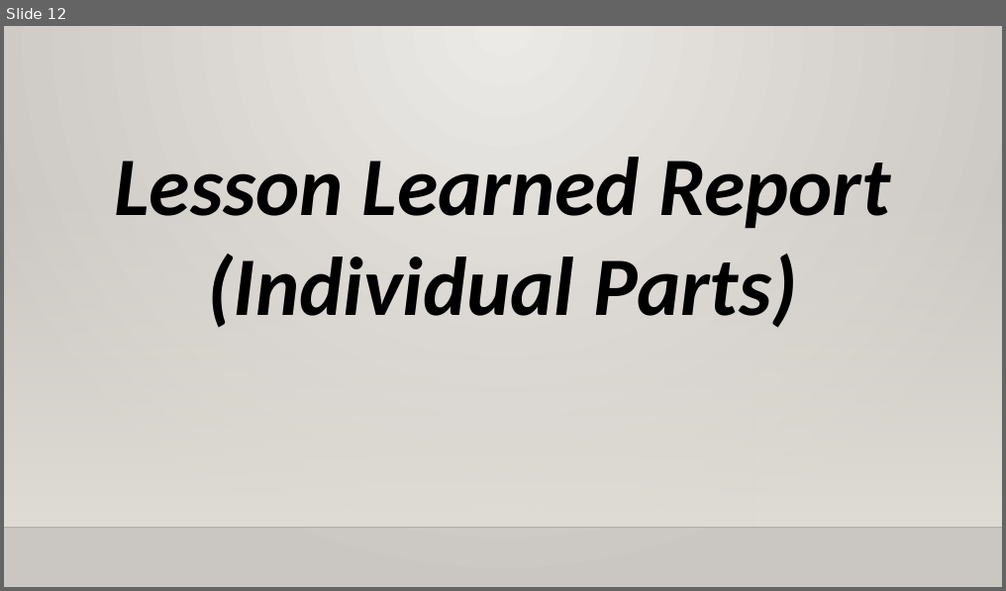
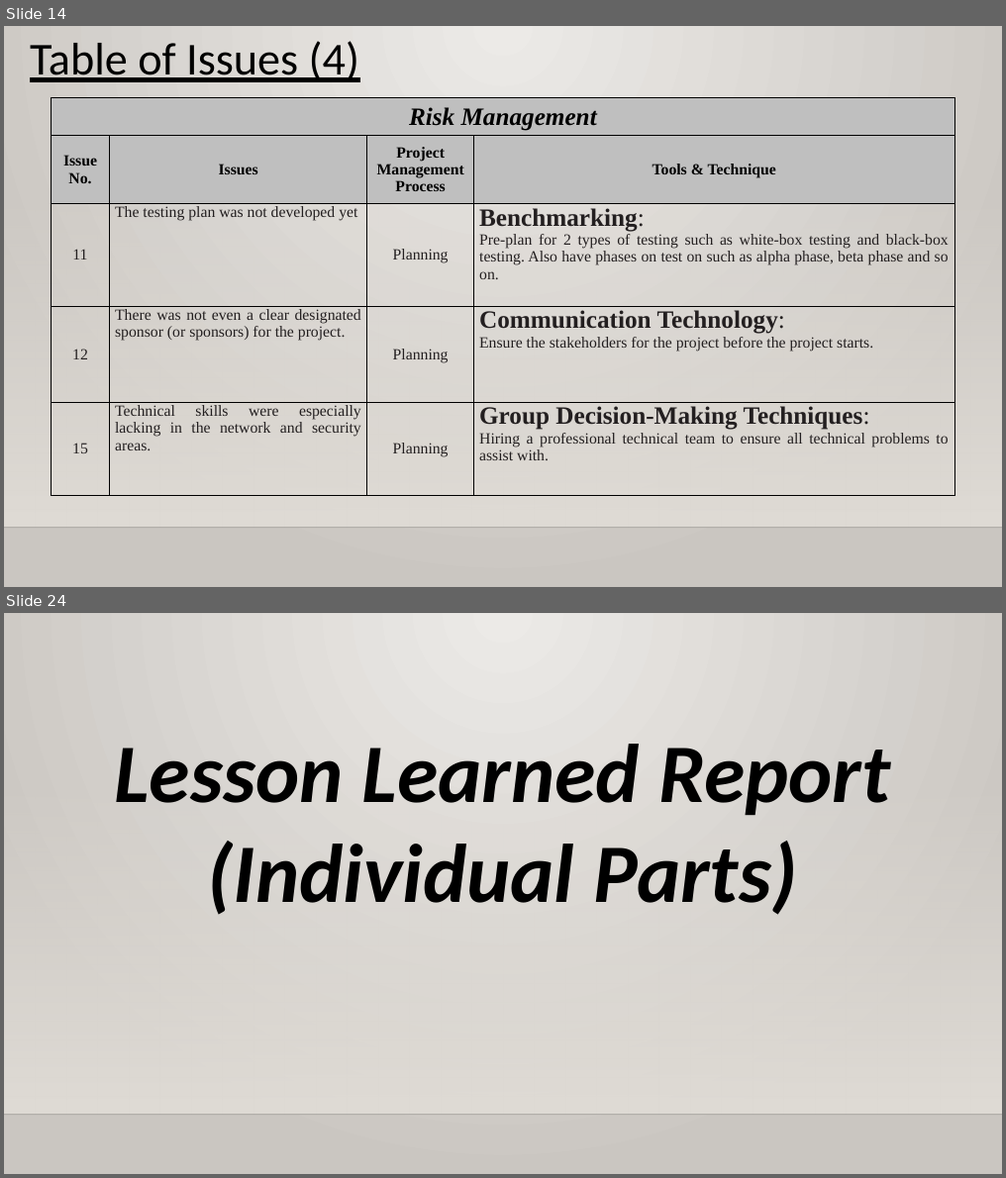
Before and after one commit to XtremisStudio/Project-Management, a slide deck: PRMGT_Presentation_Template.pptx. Shown one above the other, each under a label of ours: slide 12 before the commit, slides 14 and 24 after it; the slides between them are not shown. The pictures are 1006x591 and 1006x1178 pixels, drawn with LibreOffice and Linux fonts; fonts in the diff are those of the drawing; background and template pictures are left out. Boxes give left, top, right and bottom in pixels: in the first picture for what was removed or moved away, otherwise in the second. Text is boxed around its words. In the diff, an @@ line names an element or a change of style, - is before the commit and + after.

```diff
--- a/PRMGT_Presentation_Template.pptx
+++ b/PRMGT_Presentation_Template.pptx
@@ slide 14 added at <box>4,26,1002,587</box>, background gradient #ECEAE7 to #CAC7C1; not listed: 2 template elements that a slide beside it also shows @@
@@ text added at <box>30,41,359,82</box>, 44 pt, text #000000, underline @@
+Table of Issues (4)
@@ table added at <box>52,98,955,495</box>, 5 rows, 4 columns @@
+Risk Management |  |  | 
+Issue No. | Issues | Project Management Process | Tools & Technique
+11 | The testing plan was not developed yet | Planning | Benchmarking: / Pre-plan for 2 types of testing such as white-box testing and black-box testing. Also have phases on test on such as alpha phase, beta phase and so on.
+12 | There was not even a clear designated sponsor (or sponsors) for the project. | Planning | Communication Technology: / Ensure the stakeholders for the project before the project starts.
+15 | Technical skills were especially lacking in the network and security areas. | Planning | Group Decision-Making Techniques: / Hiring a professional technical team to ensure all technical problems to assist with.
@@ what was slide 12 is now slide 24 @@
```
Also in this commit, not shown: 12 slides changed, 13 other slides added, 3 other files.
